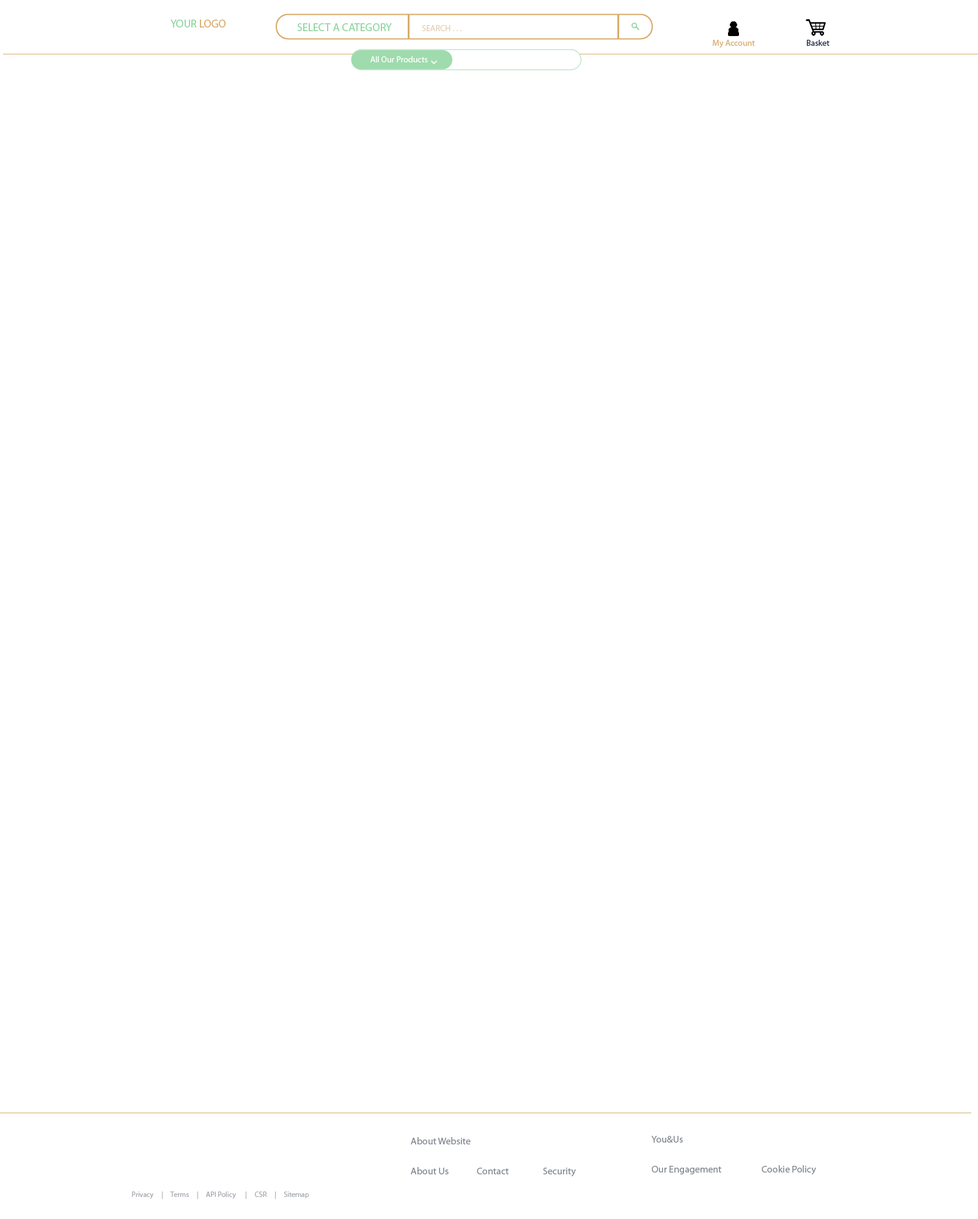
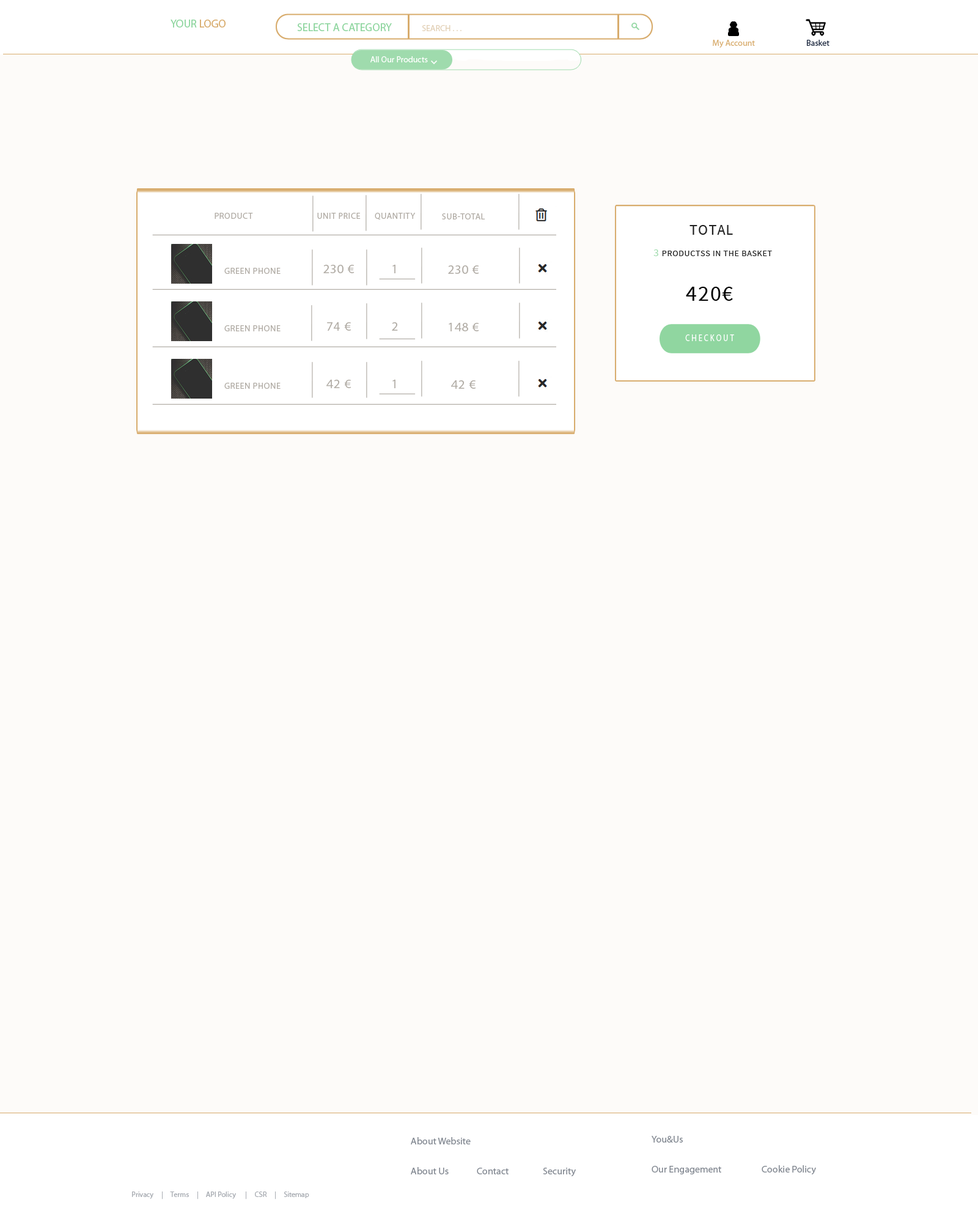
Two versions of the same layered image (978×1219). Layer-by-layer changes:
added group "card panier" with 54 layers in group "Body Full" over [85, 188, 574, 466]
added group "card 1 copie 3" with 13 layers in group "card panier" over [85, 328, 557, 466]
added layer "Calque 31" (1st of 3, in "Body Full" › "card panier" › "card 1 copie 3") in group "card 1 copie 3" over [85, 328, 269, 466]
added layer "img" (1st of 3, in "Body Full" › "card panier" › "card 1 copie 3") in group "card 1 copie 3" over [171, 358, 213, 399]
added group "card 1 copie 2" with 13 layers in group "card panier" over [85, 270, 557, 408]
added layer "Calque 31" (2nd of 3, in "Body Full" › "card panier" › "card 1 copie 2") in group "card 1 copie 2" over [85, 270, 269, 408]
added layer "img" (2nd of 3, in "Body Full" › "card panier" › "card 1 copie 2") in group "card 1 copie 2" over [171, 301, 213, 341]
added layer "line" (2nd of 5, in "Body Full" › "card panier" › "card 1 copie 2") in group "card 1 copie 2" over [152, 345, 557, 348]
added group "card 1 copie" with 13 layers in group "card panier" over [85, 213, 557, 351]
added layer "Calque 31" (3rd of 3, in "Body Full" › "card panier" › "card 1 copie") in group "card 1 copie" over [85, 213, 269, 351]
added layer "img" (3rd of 3, in "Body Full" › "card panier" › "card 1 copie") in group "card 1 copie" over [171, 243, 213, 284]
added group "card 1" with 10 layers in group "card panier" over [152, 193, 557, 236]
added layer "Color Fill 2 copie 2" in group "card panier" over [137, 188, 574, 434]
added group "checkout" with 6 layers in group "Body Full" over [615, 205, 814, 381]
added layer "hover base copie 5" in group "checkout" over [659, 323, 761, 354]
added layer "3 productss in the basket" in group "checkout" over [653, 249, 772, 257]
added layer "Color Fill 2" in group "checkout" over [615, 205, 814, 381]
added layer "Background color #FDFBF9" above "Layer 0" over [0, 54, 978, 1115]
…and 45 more changes (45 added)
